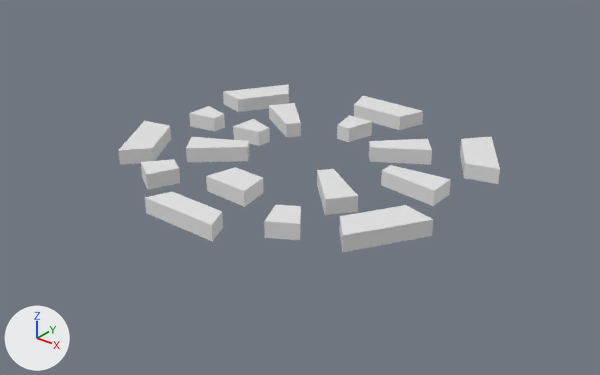
The Blender file Assets/Models/ChaseMap.blend, before and after one commit.
Before and after are seen from a 50 mm lens placed at (60.7, -77.7, 42.7), pointed at (0.2, -2.0, -4.3). Lighting does not change. The marker at lower left points along +X, +Y and +Z.
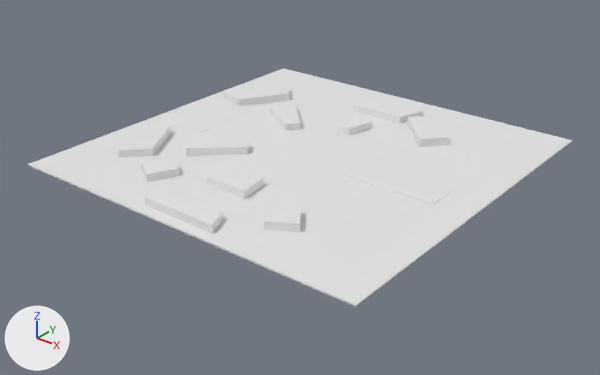
Location of each change, [x1, y1, x2, y2] in pixels of the pictures (600 x 375 px):
'Plane', added
    after: [27, 68, 572, 306]
'Water', added
    after: [27, 102, 572, 307]
'Cube.015', deleted
    before: [339, 205, 433, 252]
'Cube', moved, turned, rescaled
    before: [369, 139, 432, 165]
    after: [407, 116, 449, 147]
'Cube.009', deleted
    before: [381, 165, 451, 206]
'Cube.014', deleted
    before: [460, 136, 500, 184]
'Cube.001', deleted
    before: [317, 169, 358, 215]
'DrawbridgeRight', added
    after: [384, 172, 457, 205]
'DrawbridgeLeft', added
    after: [339, 158, 409, 189]
'Cube.005', deleted
    before: [233, 119, 270, 146]
'Cube.011', deleted
    before: [189, 106, 225, 131]

Diff of the bpy script that builds the scene:
```diff
--- a/Assets/Models/ChaseMap.blend.py
+++ b/Assets/Models/ChaseMap.blend.py
@@ me_plane_002 @@
+me_plane_002.from_pydata([(-1.0, -1.0, 0.0), (1.0, -1.0, 0.0), (-1.0, 1.0, 0.0), (1.0, 1.0, 0.0)], [], [(0, 1, 3, 2)])
@@ me_plane_001 @@
+me_plane_001.from_pydata(...)  # 2025 vertices, 1936 faces; spans x -1.0..1.0, y -1.0..1.0, z -2.54..0.16
+me_plane_001.polygons.foreach_set('use_smooth', [True] * 1936)
@@ me_cube_008 @@
+me_cube_008.from_pydata(...)  # a box spanning x -1.0..0.0, y -1.0..1.0, z -1.0..1.0
@@ me_cube_007 @@
+me_cube_007.from_pydata(...)  # a box spanning x 0.0..1.0, y -1.0..1.0, z -1.0..1.0
@@ ob_cube @@
 ob_cube = bpy.data.objects.new('Cube', me_cube_001)
-ob_cube.location = (0.0, 0.0, 0.0)
+ob_cube.location = (-1.15, 22.28, 0.0)
+ob_cube.rotation_euler = (0.0, 0.0, -1.371)  # degrees (0, 0, -79)
+ob_cube.scale = (1.06, 1.06, 1.06)
@@ ob_cube_001 @@
-ob_cube_001 = bpy.data.objects.new('Cube.001', me_cube_002)
-ob_cube_001.location = (0.0, 0.0, 0.0)
-ob_cube_001.rotation_euler = (0.0, 0.0, -1.352)  # degrees (0, 0, -77)
@@ ob_cube_005 @@
-ob_cube_005 = bpy.data.objects.new('Cube.005', me_cube_006)
-ob_cube_005.location = (0.0, 0.0, 0.0)
-ob_cube_005.rotation_euler = (0.0, 0.0, 2.406)  # degrees (0, 0, 138)
@@ ob_cube_009 @@
-ob_cube_009 = bpy.data.objects.new('Cube.009', me_cube_010)
-ob_cube_009.location = (0.0, 0.0, 0.0)
-ob_cube_009.rotation_euler = (0.0, 0.0, -0.666)  # degrees (0, 0, -38)
@@ ob_cube_011 @@
-ob_cube_011 = bpy.data.objects.new('Cube.011', me_cube_012)
-ob_cube_011.location = (0.0, 0.0, 0.0)
-ob_cube_011.rotation_euler = (0.0, 0.0, 2.443)  # degrees (0, 0, 140)
@@ ob_cube_014 @@
-ob_cube_014 = bpy.data.objects.new('Cube.014', me_cube_015)
-ob_cube_014.location = (0.0, 0.0, 0.0)
-ob_cube_014.rotation_euler = (0.0, 0.0, -0.103)  # degrees (0, 0, -5.9)
@@ ob_cube_015 @@
-ob_cube_015 = bpy.data.objects.new('Cube.015', me_cube_016)
-ob_cube_015.location = (0.0, 0.0, 0.0)
-ob_cube_015.rotation_euler = (0.0, 0.0, -1.22)  # degrees (0, 0, -70)
@@ ob_water @@
+ob_water = bpy.data.objects.new('Water', me_plane_002)
+ob_water.location = (0.0, 0.0, -0.15)
+ob_water.scale = (25.0, 25.0, 1.0)
@@ ob_plane @@
+ob_plane = bpy.data.objects.new('Plane', me_plane_001)
+ob_plane.location = (0.0, 0.0, 0.0)
+ob_plane.scale = (25.0, 25.0, 1.0)
@@ ob_drawbridgeright @@
+ob_drawbridgeright = bpy.data.objects.new('DrawbridgeRight', me_cube_008)
+ob_drawbridgeright.parent = ob_drawbridge
+ob_drawbridgeright.matrix_parent_inverse = Matrix(((1.0, 0.0, 0.0, -13.39), (0.0, 1.0, 0.0, 0.0), (0.0, 0.0, 1.0, 0.5), (0.0, 0.0, 0.0, 1.0)))
+ob_drawbridgeright.location = (20.07, 0.0, -0.5)
+ob_drawbridgeright.scale = (6.65, 2.83, 0.52)
@@ ob_drawbridge @@
+ob_drawbridge = bpy.data.objects.new('Drawbridge', None)
+ob_drawbridge.location = (13.39, 0.0, -0.5)
@@ ob_drawbridgeleft @@
+ob_drawbridgeleft = bpy.data.objects.new('DrawbridgeLeft', me_cube_007)
+ob_drawbridgeleft.parent = ob_drawbridge
+ob_drawbridgeleft.matrix_parent_inverse = Matrix(((1.0, 0.0, 0.0, -13.39), (0.0, 1.0, 0.0, 0.0), (0.0, 0.0, 1.0, 0.5), (0.0, 0.0, 0.0, 1.0)))
+ob_drawbridgeleft.location = (6.776, 0.0, -0.5)
+ob_drawbridgeleft.scale = (6.65, 2.83, 0.52)
```
